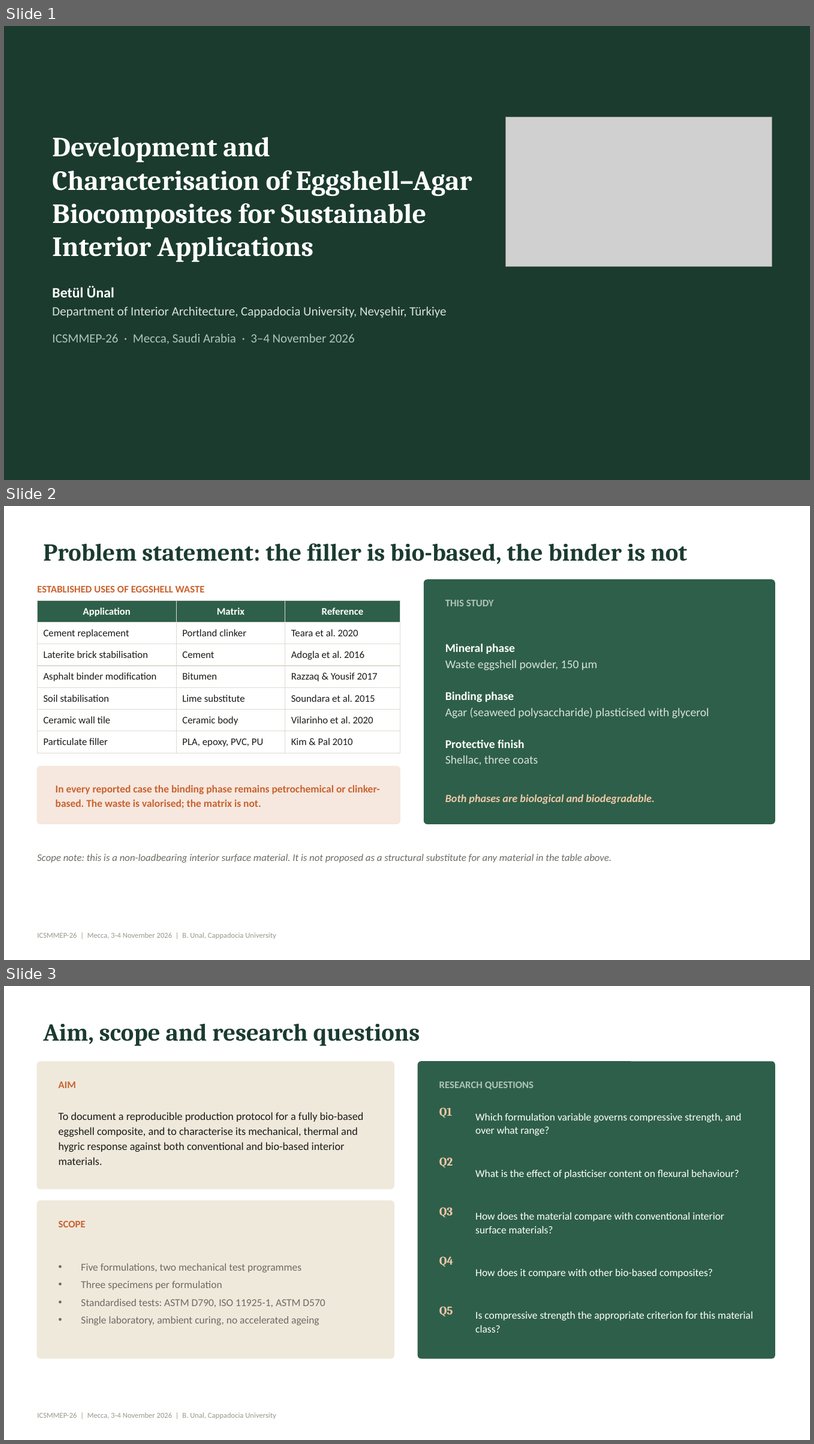
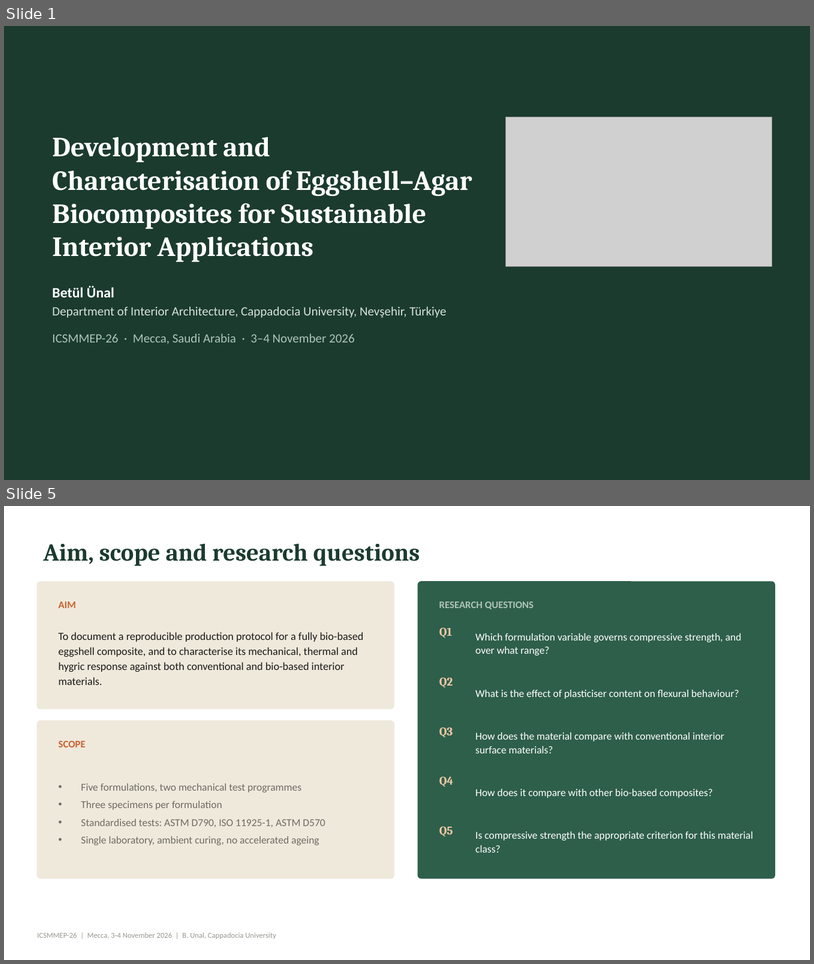
Before and after one commit to bunal91/sanat-ve-mekan, a slide deck: konferans-bildirisi/06-sunum/ICSMMEP26_Presentation_Unal.pptx. Shown one above the other, each under a label of ours: slides 1, 2 and 3 before the commit, slides 1 and 5 after it; the slides between them are not shown. The pictures are 814x1444 and 814x964 pixels, drawn with LibreOffice and Linux fonts; fonts in the diff are those of the drawing; grey boxes stand for pictures. Boxes give left, top, right and bottom in pixels: in the first picture for what was removed or moved away, otherwise in the second. Text is boxed around its words. In the diff, an @@ line names an element or a change of style, - is before the commit and + after.

```diff
--- a/konferans-bildirisi/06-sunum/ICSMMEP26_Presentation_Unal.pptx
+++ b/konferans-bildirisi/06-sunum/ICSMMEP26_Presentation_Unal.pptx
@@ slide 2 removed at bbox=[4, 506, 810, 960], background #FFFFFF; not listed: 1 template element that a slide beside it also shows @@
@@ title removed at bbox=[43, 543, 687, 564] @@
-Problem statement: the filler is bio-based, the binder is not
@@ text removed at bbox=[37, 586, 205, 592] @@
-ESTABLISHED USES OF EGGSHELL WASTE
@@ rounded rectangle removed at bbox=[425, 580, 776, 823] @@
@@ table removed at bbox=[37, 600, 400, 749], 7 rows, 3 columns @@
-Application | Matrix | Reference
-Cement replacement | Portland clinker | Teara et al. 2020
-Laterite brick stabilisation | Cement | Adogla et al. 2016
-Asphalt binder modification | Bitumen | Razzaq & Yousif 2017
-Soil stabilisation | Lime substitute | Soundara et al. 2015
-Ceramic wall tile | Ceramic body | Vilarinho et al. 2020
-Particulate filler | PLA, epoxy, PVC, PU | Kim & Pal 2010
@@ text removed at bbox=[446, 600, 494, 606] @@
-THIS STUDY
@@ text removed at bbox=[446, 643, 710, 765] @@
-Mineral phase
-Waste eggshell powder, 150 µm
-Binding phase
-Agar (seaweed polysaccharide) plasticised with glycerol
-Protective finish
-Shellac, three coats
@@ rounded rectangle removed at bbox=[37, 766, 400, 823] @@
@@ text removed at bbox=[56, 784, 380, 808] @@
-In every reported case the binding phase remains petrochemical or clinker-based. The waste is valorised; the matrix is not.
@@ text removed at bbox=[446, 794, 655, 804] @@
-Both phases are biological and biodegradable.
@@ text removed at bbox=[37, 853, 612, 862] @@
-Scope note: this is a non-loadbearing interior surface material. It is not proposed as a structural substitute for any material in the table above.
@@ what was slide 3 is now slide 5 @@
```
Also in this commit, not shown: 4 slides changed, 5 slides added, 2 other slides removed, 4 other files.
